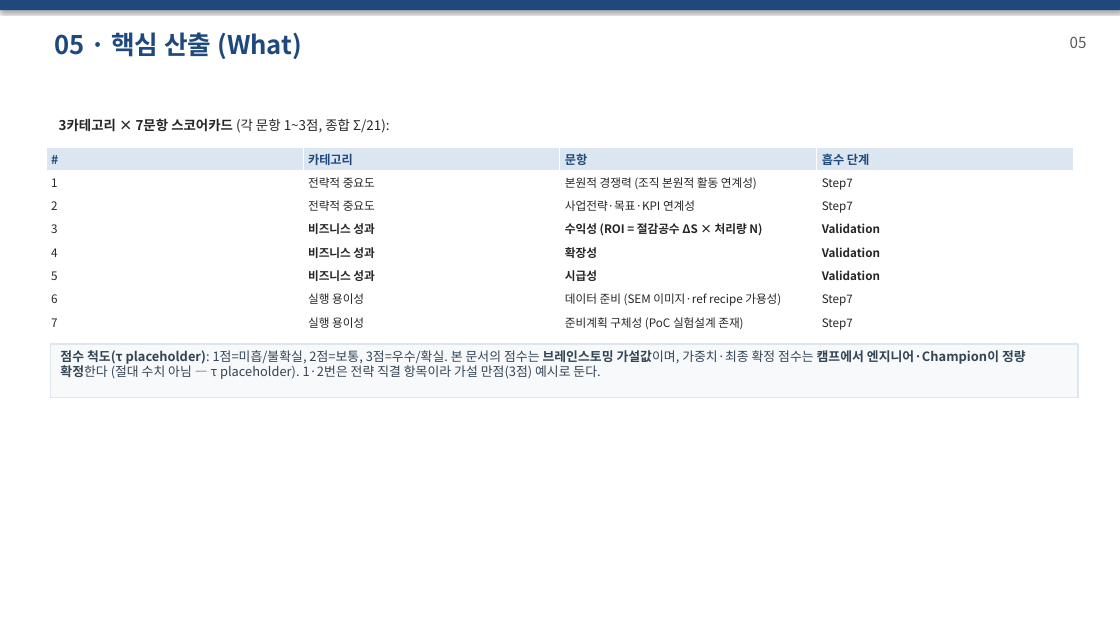
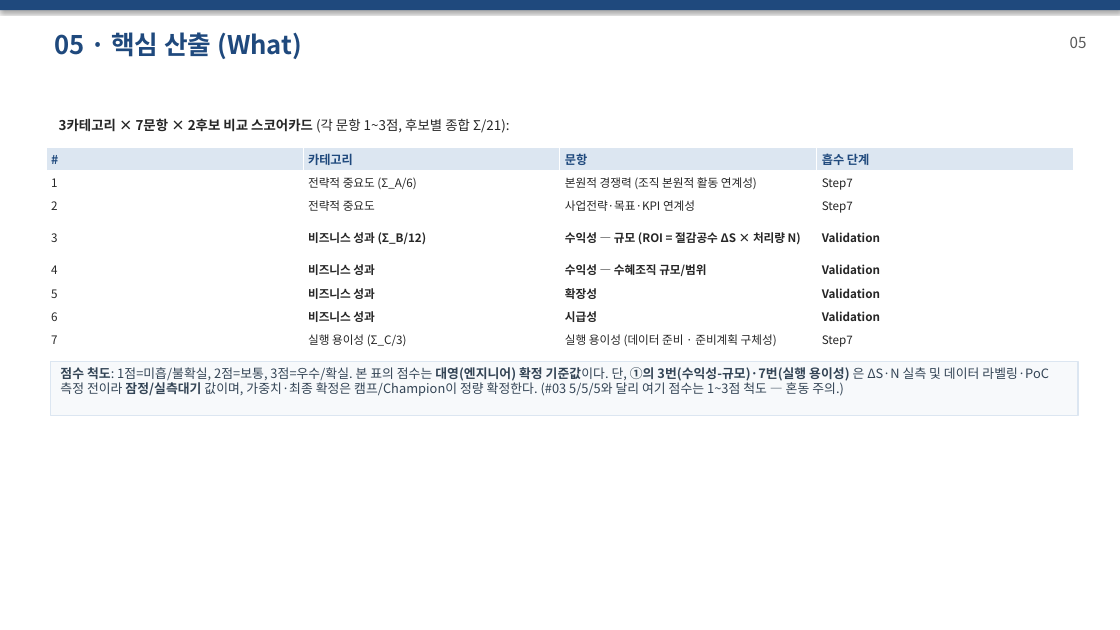
Before and after one commit to DarrenKoi/pm_notes, a slide deck: slide 34 of my-task/AIX_POC/프로젝트_smart_align_agent/07-적용_CDSEM_실행기획_세트.pptx (slide 33 before the commit). Drawn at 1120x630 pixels with LibreOffice and Linux fonts; fonts in the diff are those of the drawing. Boxes give left, top, right and bottom in pixels: in the first picture for what was removed or moved away, otherwise in the second. Text is boxed around its words. In the diff, an @@ line names an element or a change of style, - is before the commit and + after.

```diff
--- a/my-task/AIX_POC/프로젝트_smart_align_agent/07-적용_CDSEM_실행기획_세트.pptx
+++ b/my-task/AIX_POC/프로젝트_smart_align_agent/07-적용_CDSEM_실행기획_세트.pptx
@@ text at [59,118,510,133]: text changed; bold on @@
-3카테고리 × 7문항 스코어카드 (각 문항 1~3점, 종합 Σ/21):
+3카테고리 × 7문항 × 2후보 비교 스코어카드 (각 문항 1~3점, 후보별 종합 Σ/21):
@@ table at [46,147,1075,351] @@
-row 2, column 2: 전략적 중요도
+row 2, column 2: 전략적 중요도 (Σ_A/6)
-row 4, column 2: 비즈니스 성과
+row 4, column 2: 비즈니스 성과 (Σ_B/12)
-row 4, column 3: 수익성 (ROI = 절감공수 ΔS × 처리량 N)
+row 4, column 3: 수익성 — 규모 (ROI = 절감공수 ΔS × 처리량 N)
-row 5, column 3: 확장성
+row 5, column 3: 수익성 — 수혜조직 규모/범위
-row 6, column 3: 시급성
+row 6, column 3: 확장성
-row 7: 6 | 실행 용이성 | 데이터 준비 (SEM 이미지·ref recipe 가용성) | Step7
+row 7: 6 | 비즈니스 성과 | 시급성 | Validation
-row 8, column 2: 실행 용이성
+row 8, column 2: 실행 용이성 (Σ_C/3)
-row 8, column 3: 준비계획 구체성 (PoC 실험설계 존재)
+row 8, column 3: 실행 용이성 (데이터 준비 · 준비계획 구체성)
@@ rectangle "점수 척도: 1점=미흡/불확실, 2점=보통, 3점=우수/확실. ...": place and size @@
-rectangle "점수 척도: 1점=미흡/불확실, 2점=보통, 3점=우수/확실. ..." at [50,344,1078,398]
+rectangle "점수 척도: 1점=미흡/불확실, 2점=보통, 3점=우수/확실. ..." at [50,361,1078,415]
@@ text in rectangle at [60,367,1049,396]: text changed @@
-점수 척도(τ placeholder): 1점=미흡/불확실, 2점=보통, 3점=우수/확실. 본 문서의 점수는 브레인스토밍 가설값이며, 가중치·최종 확정 점수는 캠프에서 엔지니어·Champion이 정량 확정한다 (절대 수치 아님 — τ placeholder). 1·2번은 전략 직결 항목이라 가설 만점(3점) 예시로 둔다.
+점수 척도: 1점=미흡/불확실, 2점=보통, 3점=우수/확실. 본 표의 점수는 대영(엔지니어) 확정 기준값이다. 단, ①의 3번(수익성-규모)·7번(실행 용이성) 은 ΔS·N 실측 및 데이터 라벨링·PoC 측정 전이라 잠정/실측대기 값이며, 가중치·최종 확정은 캠프/Champion이 정량 확정한다. (#03 5/5/5와 달리 여기 점수는 1~3점 척도 — 혼동 주의.)
```
Also in this commit, not shown: 35 other slides changed, 4 slides added, 1 slide removed, 14 other files.
